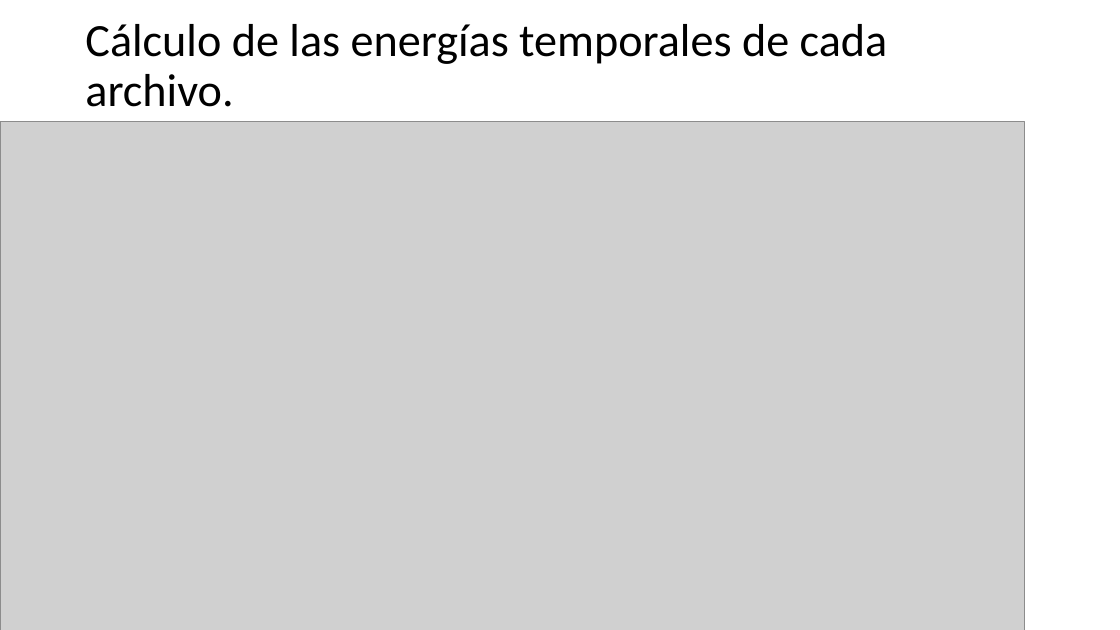
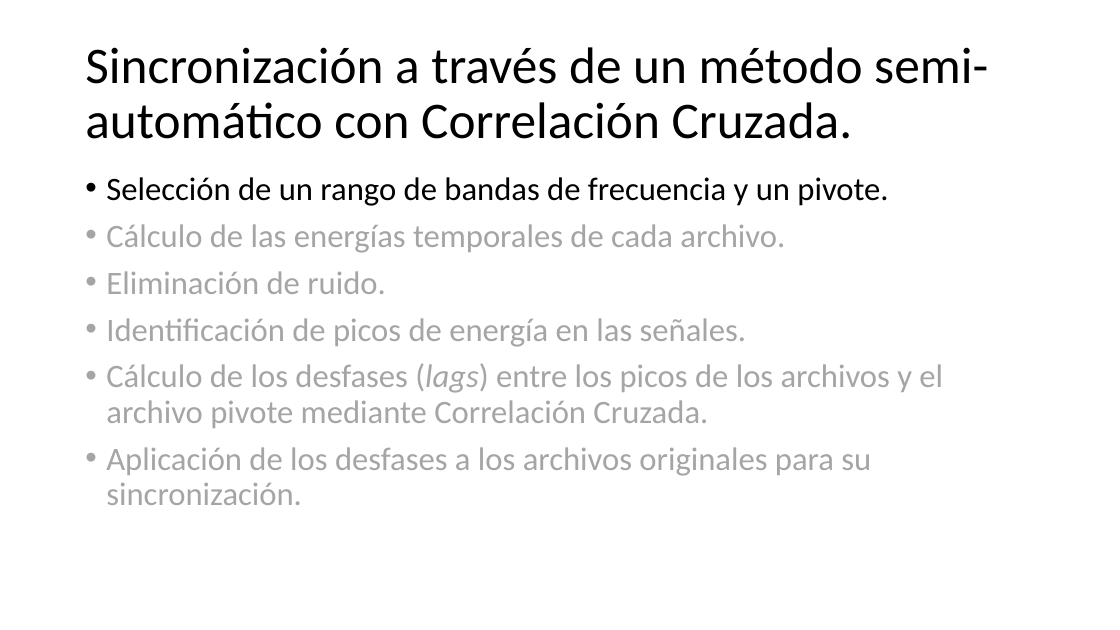
Before and after one commit to DanielMPMatCom/Identifying-Colines.-JCE-MatCom, a slide deck: slide 9 of presentation/Presentation.pptx (slide 13 before the commit). Drawn at 1120x630 pixels with LibreOffice and Linux fonts; fonts in the diff are those of the drawing; grey boxes stand for pictures. Boxes give left, top, right and bottom in pixels: in the first picture for what was removed or moved away, otherwise in the second. Text is boxed around its words. In the diff, an @@ line names an element or a change of style, - is before the commit and + after.

```diff
--- a/presentation/Presentation.pptx
+++ b/presentation/Presentation.pptx
@@ title at [85, 47, 988, 139]: text changed; size 39.6 to 44 pt @@
-Cálculo de las energías temporales de cada archivo.
+Sincronización a través de un método semi-automático con Correlación Cruzada.
@@ picture removed at [0, 122, 1025, 630] @@
@@ text added at [106, 177, 943, 505], 28 pt, text #A5A5A5 @@
+• Selección de un rango de bandas de frecuencia y un pivote.
+• Cálculo de las energías temporales de cada archivo.
+• Eliminación de ruido.
+• Identificación de picos de energía en las señales.
+• Cálculo de los desfases (lags) entre los picos de los archivos y el archivo pivote mediante Correlación Cruzada.
+• Aplicación de los desfases a los archivos originales para su sincronización.
```
Also in this commit, not shown: 4 other slides changed, 4 slides added, 6 slides removed, 8 other files.
